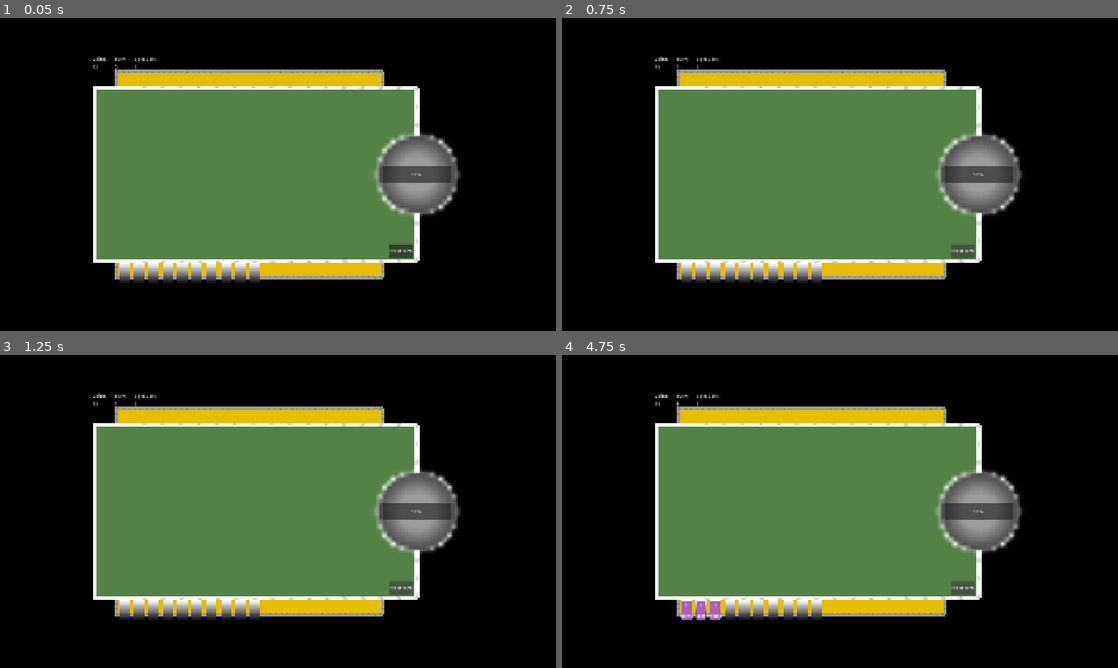
Above: before the commit, frames 1-4 (two rows, left to right).
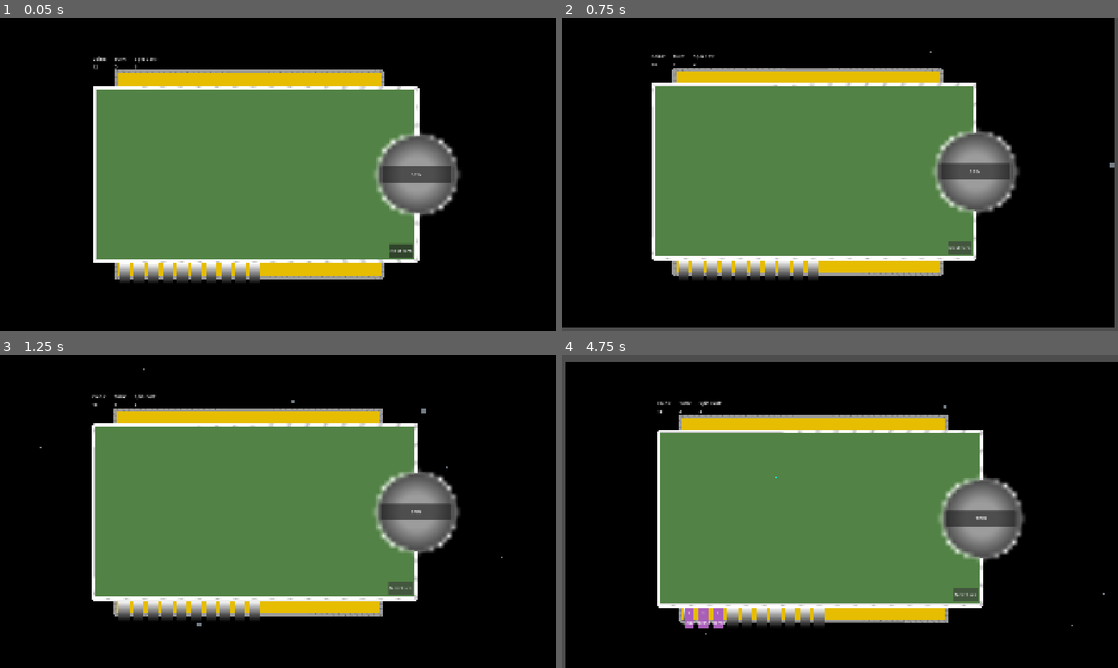
Above: after the commit, the same moments.

Repository: ArmanKianian/Untitled
Game: Godot game, scene res://scenes/game.tscn
Two runs of this game, one before a commit and one after it. Both use one fixed random seed, a clock stepped at 60 frames per second and the inputs below.
Inputs:
- Up to frame 1 (0.05 s): no input
- Up to frame 2 (0.75 s): click "Next turn" at 0.5 s
- Up to frame 3 (1.25 s): no input
- Up to frame 4 (4.75 s): click "Next turn" at 1.25 s; click "SPIN" at 2 s; click "SPIN" at 2.75 s; click "SPIN" at 3.5 s; click "Next turn" at 4.25 s

Frame 1 is identical in both runs. In frame 2, 9.2% of the frame differs, in the area x 0-100%, y 0-100%; in frame 3, 1.9%; in frame 4, 14%.

Commit message:
Cool Particles
added cool particles to screen

Diff:
--- a/scenes/game.tscn
+++ b/scenes/game.tscn
@@ -13,6 +13,10 @@
 gradient = SubResource("Gradient_mwb40")
 width = 1920
 height = 1080
+
+[sub_resource type="Curve" id="Curve_lbhrr"]
+_data = [Vector2(0, 0), 0.0, 0.0, 0, 0, Vector2(0.5, 1), 0.0, 0.0, 0, 0, Vector2(1, 0), 0.0, 0.0, 0, 0]
+point_count = 3
 
 [sub_resource type="Gradient" id="Gradient_7jktm"]
 offsets = PackedFloat32Array(0)
@@ -54,6 +58,18 @@
 
 [node name="Background" type="Sprite2D" parent="Background" unique_id=381845390]
 texture = SubResource("GradientTexture2D_yw4vu")
+
+[node name="CPUParticles2D2" type="CPUParticles2D" parent="Background" unique_id=1780919590]
+amount = 30
+emission_shape = 3
+emission_rect_extents = Vector2(960, 540)
+gravity = Vector2(1000, 980)
+scale_amount_min = 0.0
+scale_amount_max = 20.0
+scale_amount_curve = SubResource("Curve_lbhrr")
+color = Color(0.45554918, 0.49031997, 0.52986395, 1)
+hue_variation_min = -1.0
+hue_variation_max = 1.0
 
 [node name="top_section" type="Sprite2D" parent="Background" unique_id=1331767446]
 position = Vector2(-99.99997, -327)
@@ -103,6 +119,19 @@
 
 [node name="Spinning_Wheel" parent="." unique_id=905745828 instance=ExtResource("1_80nbo")]
 position = Vector2(480, 0)
+
+[node name="CPUParticles2D" type="CPUParticles2D" parent="." unique_id=506124351]
+position = Vector2(-76.5, -294)
+amount = 5
+emission_shape = 3
+emission_rect_extents = Vector2(550.5, 0)
+gravity = Vector2(-100, 980)
+scale_amount_min = 2.0
+scale_amount_max = 3.0
+scale_amount_curve = SubResource("Curve_lbhrr")
+color = Color(0, 1, 1, 1)
+hue_variation_min = -1.0
+hue_variation_max = 1.0
 
 [node name="UI" type="Control" parent="." unique_id=1450937596]
 custom_minimum_size = Vector2(1280, 820)
--- a/scripts/game.gd
+++ b/scripts/game.gd
@@ -21,6 +21,7 @@
 	coin.text = str(start_coin)
 
 func _on_end_turn_button_pressed() -> void:
+	camera.screen_shake(50, 0.5)
 	spin_cost.text = str(turn_spin_cost)
 	turn.text = str(int(turn.text) + 1)
 	coin.text = str(int(coin.text) + turn_coin_gain)
